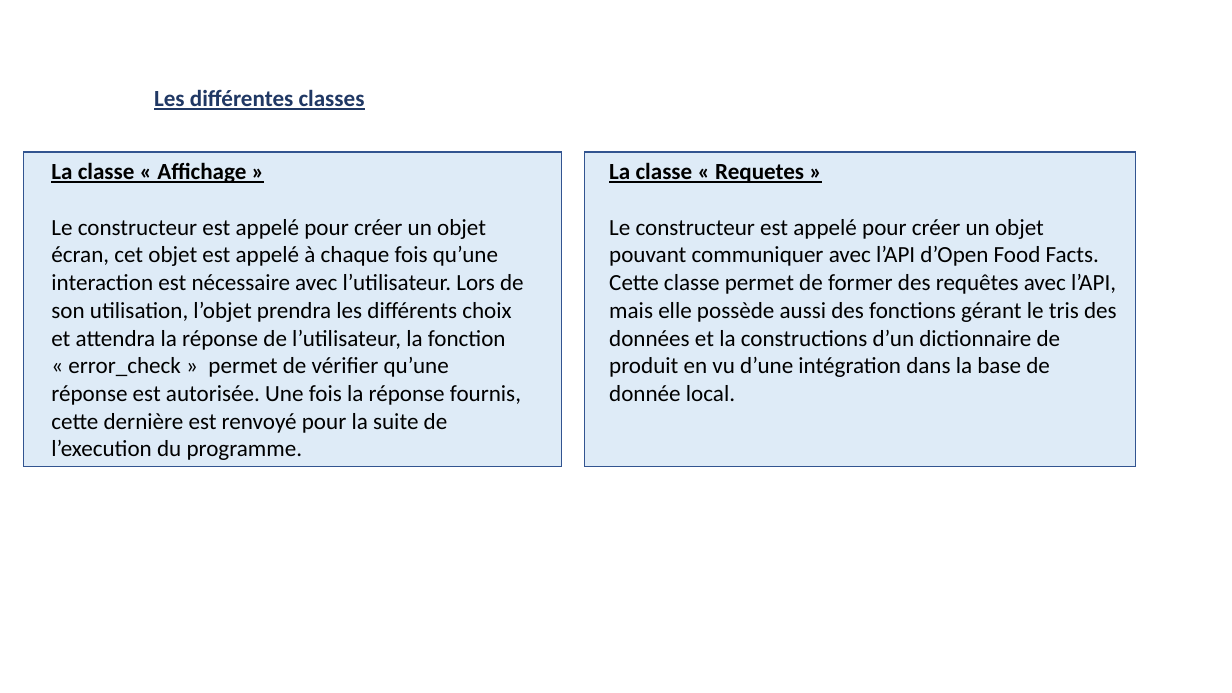
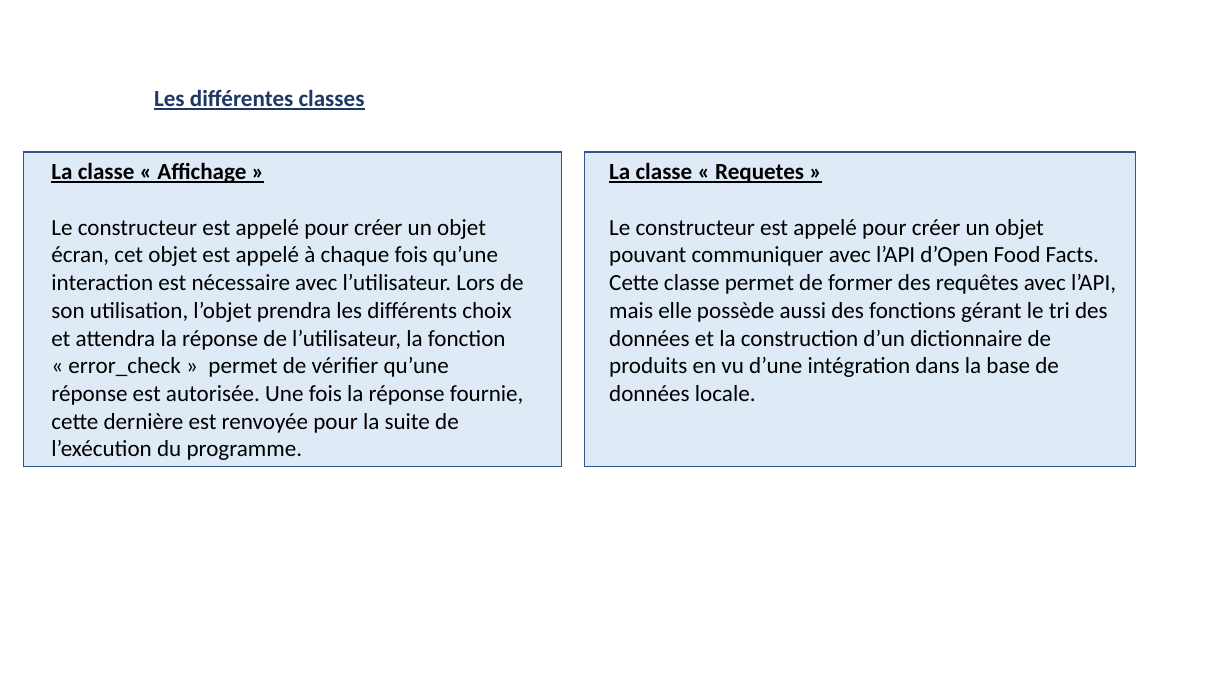
Before and after one commit to ZasshuNeko/OC-Projet_5, a slide deck: slide 7 of Documents/Présentation - OC - Projet n°5.pptx. Drawn at 1232x693 pixels with LibreOffice and Linux fonts; fonts in the diff are those of the drawing; background and template pictures are left out. Boxes give left, top, right and bottom in pixels: in the first picture for what was removed or moved away, otherwise in the second. Text is boxed around its words. In the diff, an @@ line names an element or a change of style, - is before the commit and + after.

```diff
--- a/Documents/Présentation - OC - Projet n°5.pptx
+++ b/Documents/Présentation - OC - Projet n°5.pptx
@@ text at bbox=[51, 219, 524, 460]: text changed @@
-Le constructeur est appelé pour créer un objet écran, cet objet est appelé à chaque fois qu’une interaction est nécessaire avec l’utilisateur. Lors de son utilisation, l’objet prendra les différents choix et attendra la réponse de l’utilisateur, la fonction « error_check » permet de vérifier qu’une réponse est autorisée. Une fois la réponse fournis, cette dernière est renvoyé pour la suite de l’execution du programme.
+Le constructeur est appelé pour créer un objet écran, cet objet est appelé à chaque fois qu’une interaction est nécessaire avec l’utilisateur. Lors de son utilisation, l’objet prendra les différents choix et attendra la réponse de l’utilisateur, la fonction « error_check » permet de vérifier qu’une réponse est autorisée. Une fois la réponse fournie, cette dernière est renvoyée pour la suite de l’exécution du programme.
@@ text at bbox=[609, 219, 1116, 401]: text changed @@
-Le constructeur est appelé pour créer un objet pouvant communiquer avec l’API d’Open Food Facts. Cette classe permet de former des requêtes avec l’API, mais elle possède aussi des fonctions gérant le tris des données et la constructions d’un dictionnaire de produit en vu d’une intégration dans la base de donnée local.
+Le constructeur est appelé pour créer un objet pouvant communiquer avec l’API d’Open Food Facts. Cette classe permet de former des requêtes avec l’API, mais elle possède aussi des fonctions gérant le tri des données et la construction d’un dictionnaire de produits en vu d’une intégration dans la base de données locale.
```
Also in this commit, not shown: 7 other slides changed, 9 other files.
